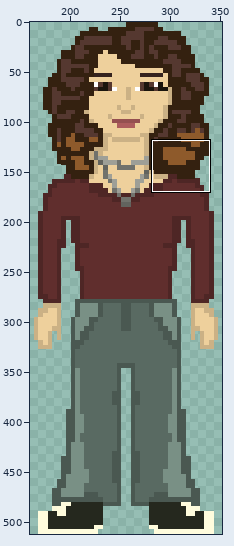
File history of a sprite sheet, Assets/Sprites/credits/jessika-credit.PNG. Above, an overview of the earlier version with the close-up marked.
Close-up. The starting point:
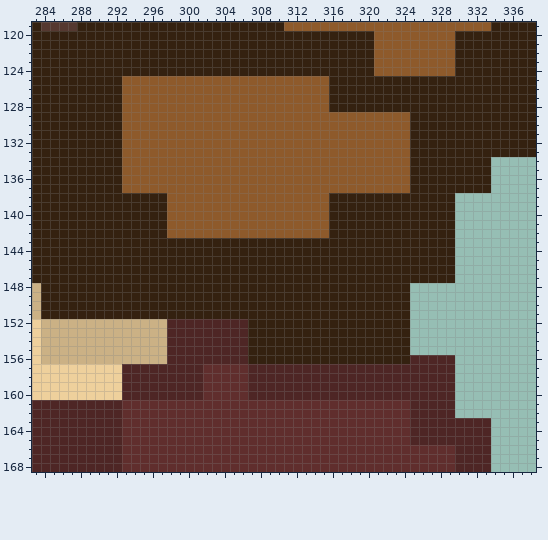
The file is 512x512 pixels. Pixels under 10% opacity are left out. Shown: x 283..338, y 119..168. The wide view leaves out empty margins. The commit also changed other parts of the picture, which this record leaves out.
After:
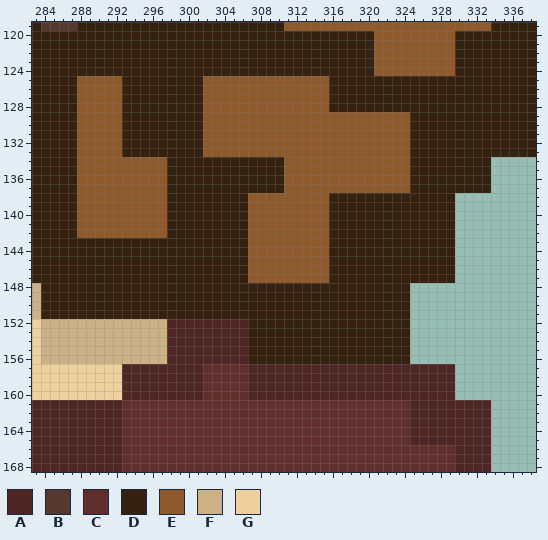
Palette (. is transparent): A #4e2625  B #553830  C #602e2d  D #342110  E #8e5a2b  F #cbb185  G #eed09c
The edit:
Colour A is added in rows 161 to 162 at x 330 to 333.
Colour D replaces colour E in rows 125 to 133 at x 293 to 301; in rows 134 to 137 at x 298 to 310; in rows 138 to 142 at x 298 to 306.
Colour E replaces colour D in rows 125 to 137 at x 288 to 292; in rows 138 to 142 at x 288 to 297; in rows 143 to 147 at x 307 to 315.
The author cleared colour A in row 156 at x 325 to 329.
